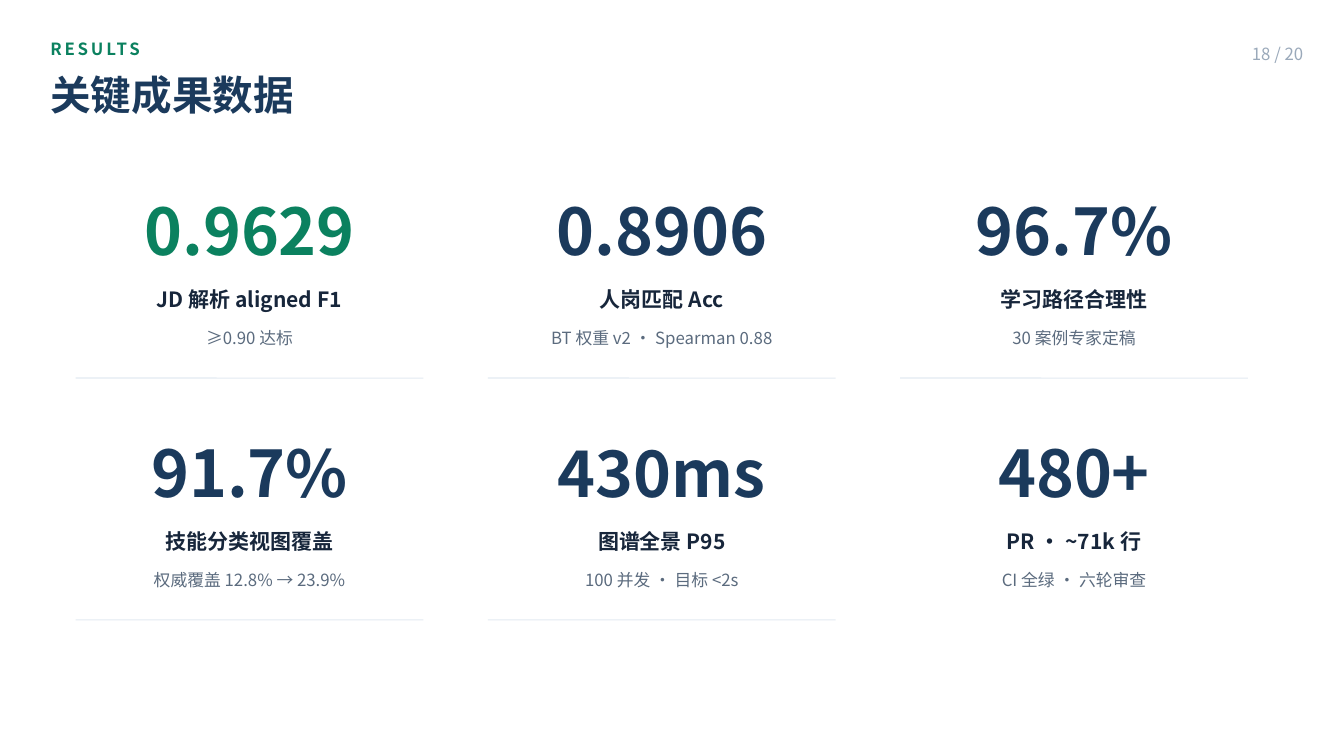
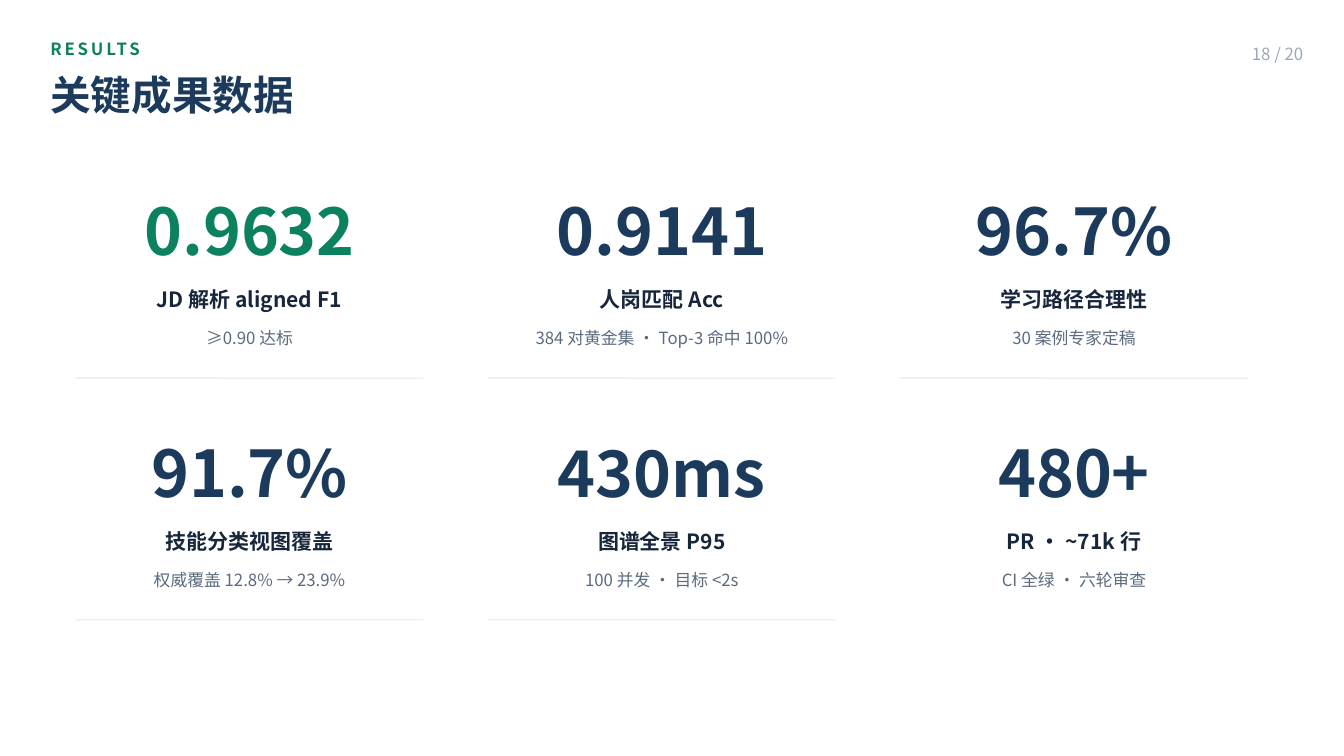
Before and after one commit to Sanksu/zhigang-compass, a slide deck: slide 18 of docs/m5/智岗罗盘_答辩PPT_终稿.pptx. Drawn at 1344x756 pixels with LibreOffice and Linux fonts; fonts in the diff are those of the drawing. Boxes give left, top, right and bottom in pixels: in the first picture for what was removed or moved away, otherwise in the second. Text is boxed around its words. In the diff, an @@ line names an element or a change of style, - is before the commit and + after.

Commit message:
docs(m5): 09-01 终稿口径同步——评测数字/三视图/骨干职能域对齐 + 视频/PPT 产物更新
- build_final.js / generate_video.py / 演示脚本两稿：JD 解析 aligned F1 0.9629→0.9632（110 条 gold 三跑中位）、raw 0.8825→0.8865、匹配 Acc 0.8906→0.9141（384 对黄金集 · Top-3 命中 100%）、简历解析 0.988→0.987（50 条 · 零幻觉误报）
- 叙事对齐已落地治理：四视图→三视图（08-29 视图收敛）、15 岗位职能域→5 大骨干职能域+通用域兜底（08-31 归类制治理）
- 二进制产物随脚本重建：答辩 PPT 终稿、初审演示视频（含 bgm/faded 重导出）、20 张分镜截图、封面/收尾底图

```diff
--- a/docs/m5/智岗罗盘_答辩PPT_终稿.pptx
+++ b/docs/m5/智岗罗盘_答辩PPT_终稿.pptx
@@ text at (144, 206, 355, 256): text changed @@
-0.9629
+0.9632
@@ text at (556, 206, 767, 256): text changed @@
-0.8906
+0.9141
@@ text at (536, 330, 788, 348): text changed @@
-BT 权重 v2 · Spearman 0.88
+384 对黄金集 · Top-3 命中 100%
```
Also in this commit, not shown: 7 other slides changed, 31 other files.
